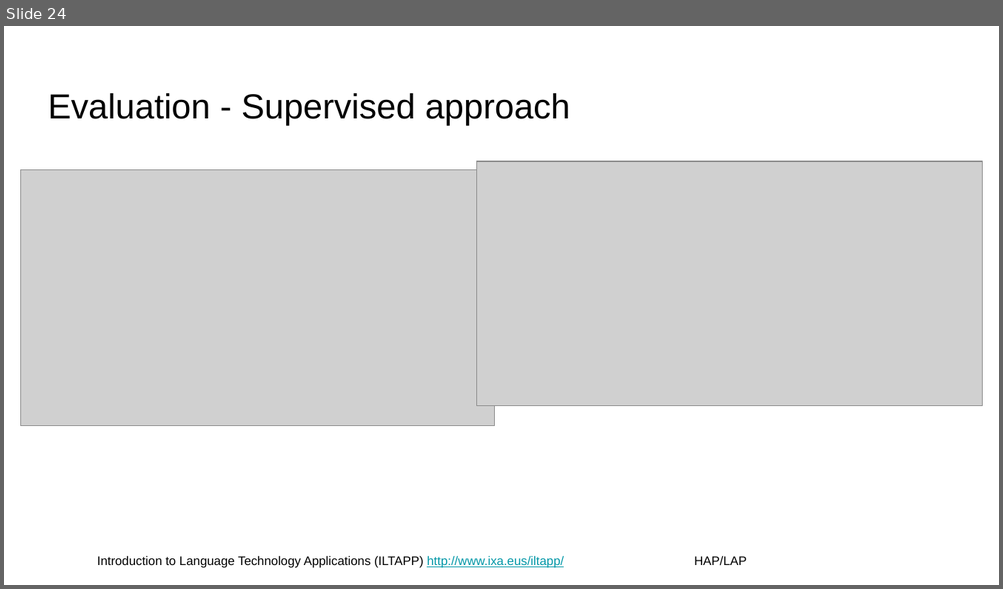
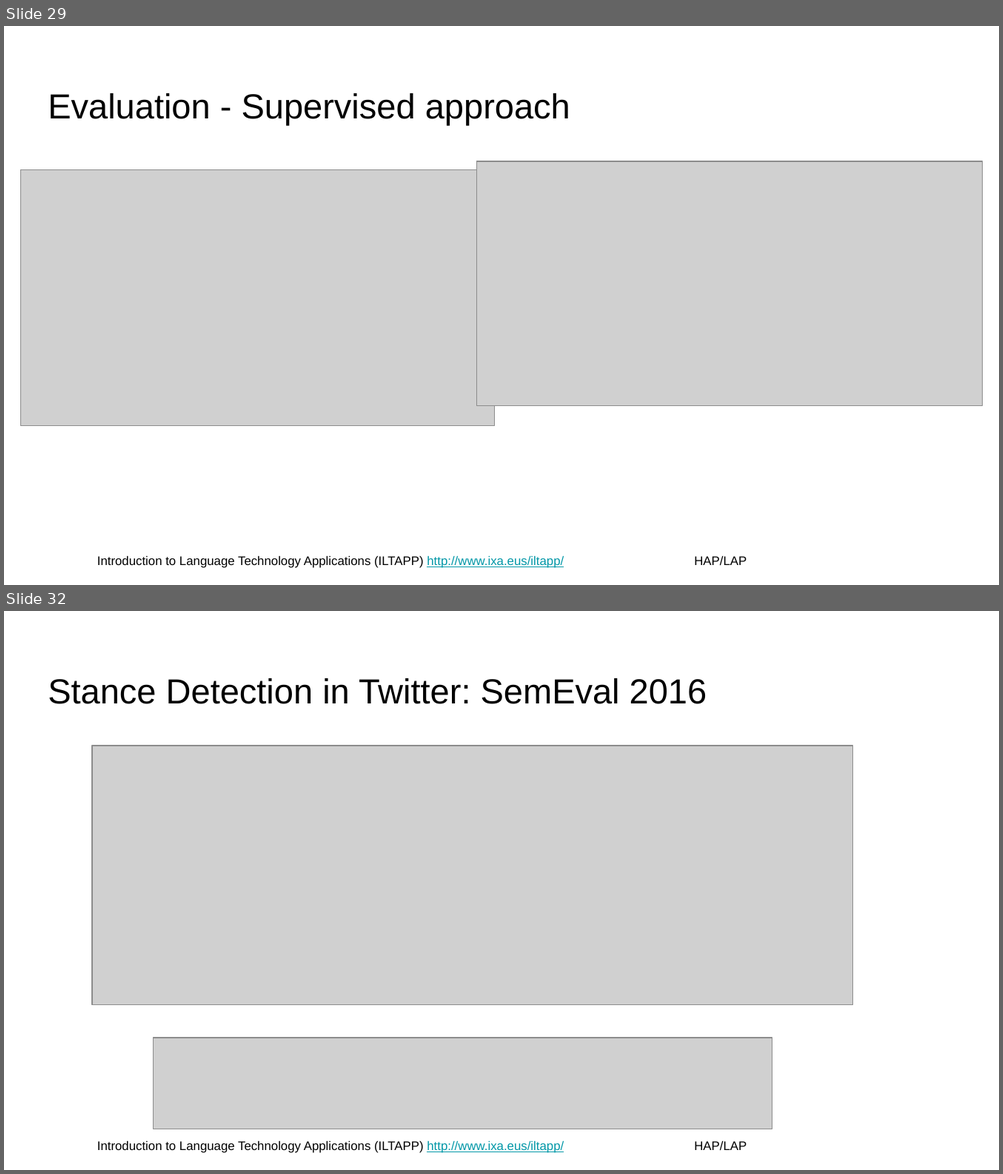
Before and after one commit to juletx/nlp-applications, a slide deck: slides/02-text-classification.pptx. Shown one above the other, each under a label of ours: slide 24 before the commit, slides 29 and 32 after it; the slides between them are not shown. The pictures are 1003x589 and 1003x1174 pixels, drawn with LibreOffice and Linux fonts; fonts in the diff are those of the drawing; grey boxes stand for pictures; background and template pictures are left out. Boxes give left, top, right and bottom in pixels: in the first picture for what was removed or moved away, otherwise in the second. Text is boxed around its words. In the diff, an @@ line names an element or a change of style, - is before the commit and + after.

```diff
--- a/slides/02-text-classification.pptx
+++ b/slides/02-text-classification.pptx
@@ slide 32 added at [4, 611, 999, 1170], background #FFFFFF; not listed: 1 template element that a slide beside it also shows @@
@@ title added at [48, 678, 707, 704], 25.2 pt, text #000000 @@
+Stance Detection in Twitter: SemEval 2016
@@ picture added at [93, 745, 852, 1005] @@
@@ picture added at [153, 1039, 772, 1130] @@
@@ what was slide 24 is now slide 29 @@
```
Also in this commit, not shown: 1 slide changed, 7 other slides added, 1 other file.
